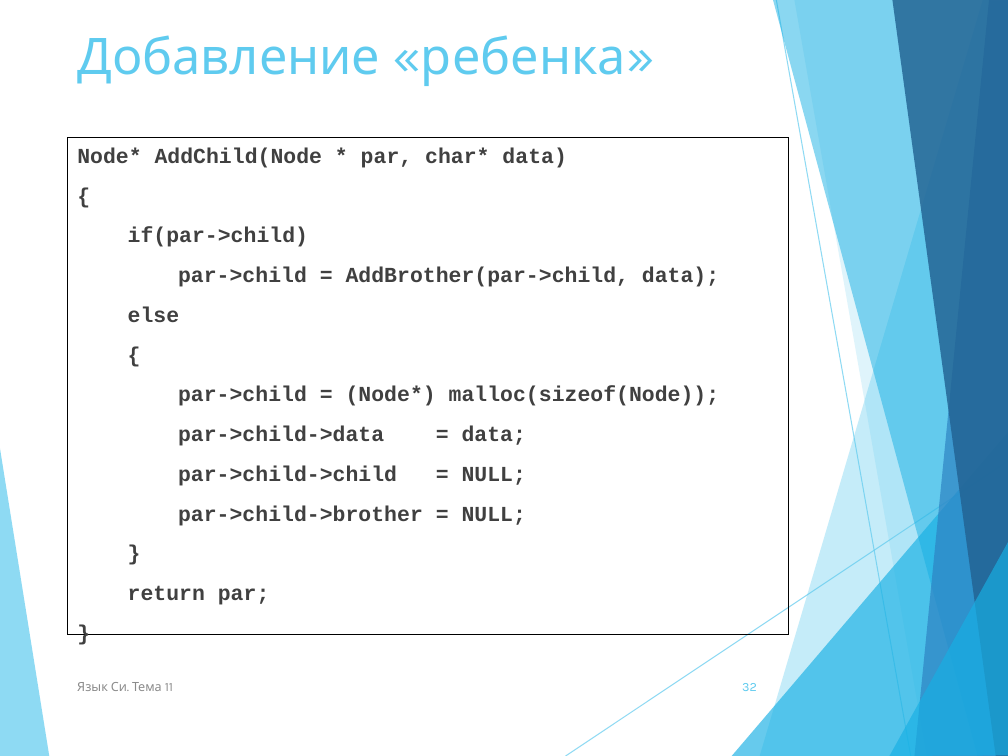
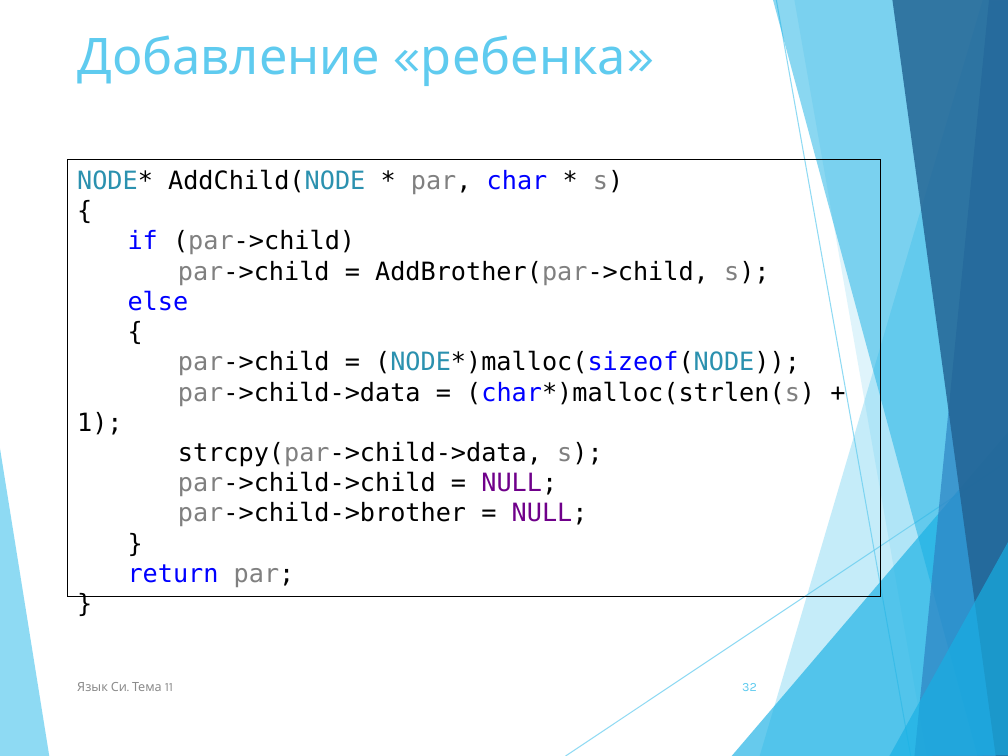
Before and after one commit to NIIT-2020/lection_c, a slide deck: slide 32 of 11 Динамические структуры данных.pptx. Drawn at 1008x756 pixels with LibreOffice and Linux fonts; fonts in the diff are those of the drawing. Boxes give left, top, right and bottom in pixels: in the first picture for what was removed or moved away, otherwise in the second. Text is boxed around its words. In the diff, an @@ line names an element or a change of style, - is before the commit and + after.

```diff
--- a/11 Динамические структуры данных.pptx
+++ b/11 Динамические структуры данных.pptx
@@ rectangle "NODE* AddChild(NODE * par, char ...": place and size @@
-rectangle "NODE* AddChild(NODE * par, char ..." at box(68, 137, 789, 635)
+rectangle "NODE* AddChild(NODE * par, char ..." at box(68, 159, 881, 597)
@@ rectangle "NODE* AddChild(NODE * par, char ..." at box(68, 159, 881, 597): text to rectangle @@
@@ text in rectangle at box(77, 169, 623, 194): text changed; size 15.3 to 18 pt; font Courier New to DejaVu Sans Mono; text colour #404040 to #000000; bold off @@
-Node* AddChild(Node * par, char* data)
+NODE* AddChild(NODE * par, char * s)
@@ text in rectangle at box(128, 229, 770, 285): text changed; size 15.3 to 18 pt; font Courier New to DejaVu Sans Mono; text colour #404040 to #000000; bold off @@
-if(par->child)
-par->child = AddBrother(par->child, data);
+if (par->child)
+par->child = AddBrother(par->child, s);
@@ text in rectangle at box(128, 290, 588, 587): size 15.3 to 18 pt, font Courier New to DejaVu Sans Mono, bold off in "{", "else", "{", "par->child->child = NULL;" and 4 more places; text colour #404040 to #000000 in "{", "{", "par->child->child = NULL;", "par->child->brother = NULL;" and 3 more places; text colour #404040 to #0000FF in "else", "return"; text colour #404040 to #808080 in "par->child->child", "par->child->brother", "par;"; text colour #404040 to #6F008A in "NULL;", "NULL;"; less space between paragraphs @@
@@ text in rectangle at box(77, 350, 815, 467): text changed; size 15.3 to 18 pt; font Courier New to DejaVu Sans Mono; text colour #404040 to #000000; bold off @@
-par->child = (Node*) malloc(sizeof(Node));
-par->child->data = data;
+par->child = (NODE*)malloc(sizeof(NODE));
+par->child->data = (char*)malloc(strlen(s) + 1);
+strcpy(par->child->data, s);
```
Also in this commit, not shown: 8 other slides changed, 1 slide added, 1 slide removed.
